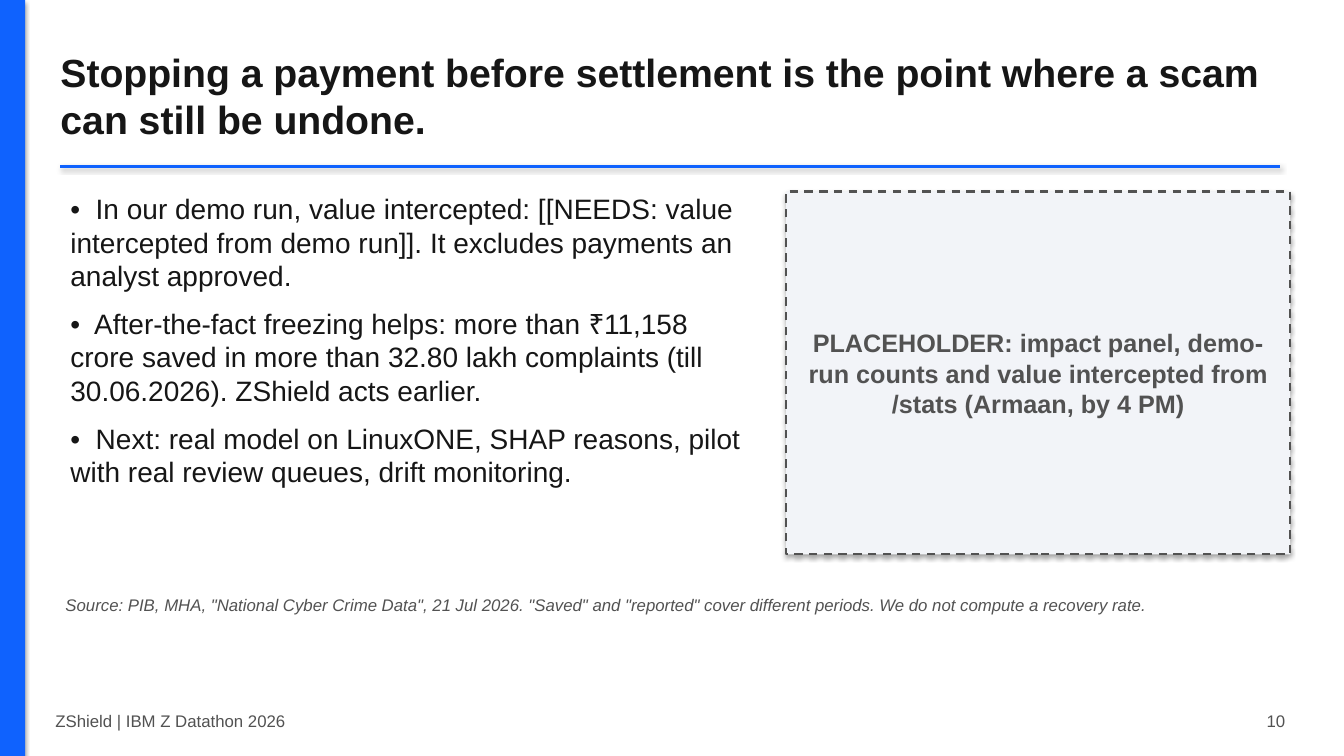
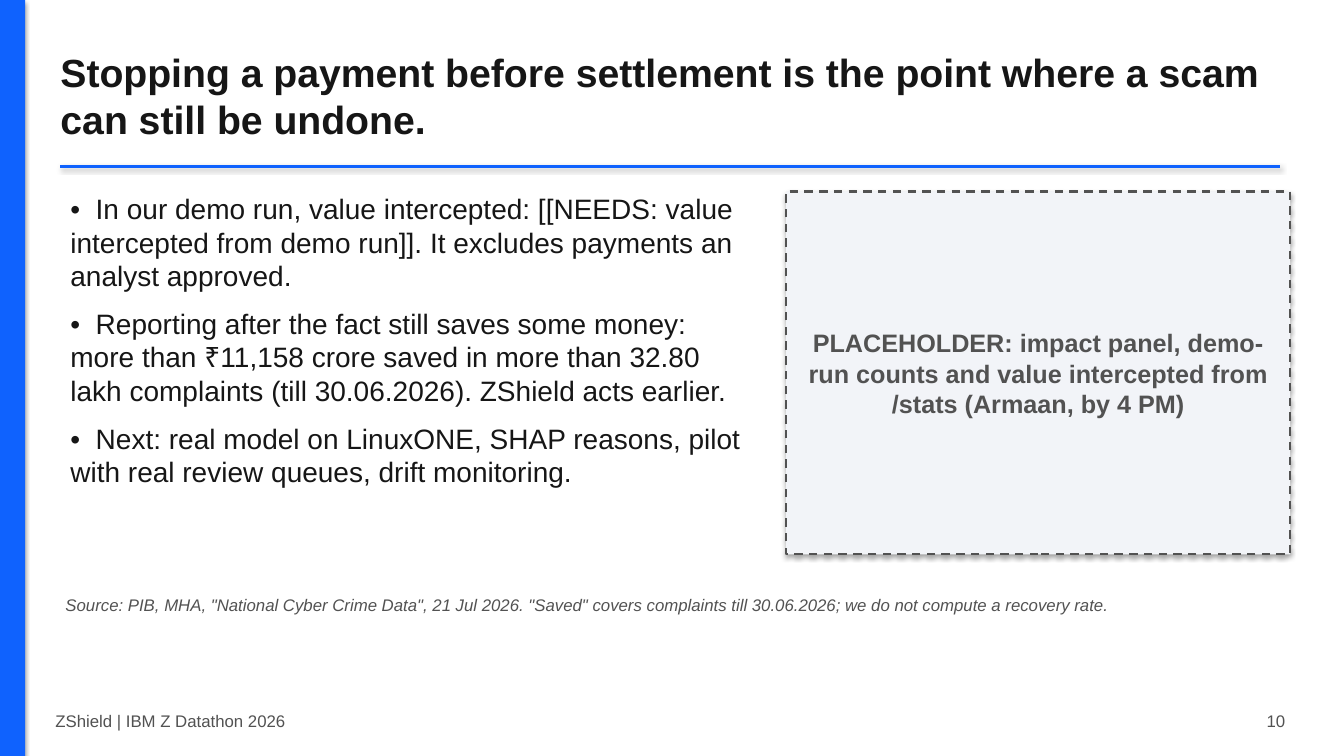
Before and after one commit to Vishaal1409/zshield, a slide deck: slide 10 of docs/deck/ZShield_deck_draft.pptx. Drawn at 1344x756 pixels with LibreOffice and Linux fonts; fonts in the diff are those of the drawing. Boxes give left, top, right and bottom in pixels: in the first picture for what was removed or moved away, otherwise in the second. Text is boxed around its words. In the diff, an @@ line names an element or a change of style, - is before the commit and + after.

```diff
--- a/docs/deck/ZShield_deck_draft.pptx
+++ b/docs/deck/ZShield_deck_draft.pptx
@@ text at box(70, 313, 726, 406): text changed @@
-• After-the-fact freezing helps: more than ₹11,158 crore saved in more than 32.80 lakh complaints (till 30.06.2026). ZShield acts earlier.
+• Reporting after the fact still saves some money: more than ₹11,158 crore saved in more than 32.80 lakh complaints (till 30.06.2026). ZShield acts earlier.
@@ text at box(65, 599, 1108, 615): text changed @@
-Source: PIB, MHA, "National Cyber Crime Data", 21 Jul 2026. "Saved" and "reported" cover different periods. We do not compute a recovery rate.
+Source: PIB, MHA, "National Cyber Crime Data", 21 Jul 2026. "Saved" covers complaints till 30.06.2026; we do not compute a recovery rate.
```
Also in this commit, not shown: 5 other slides changed, 10 other files.
